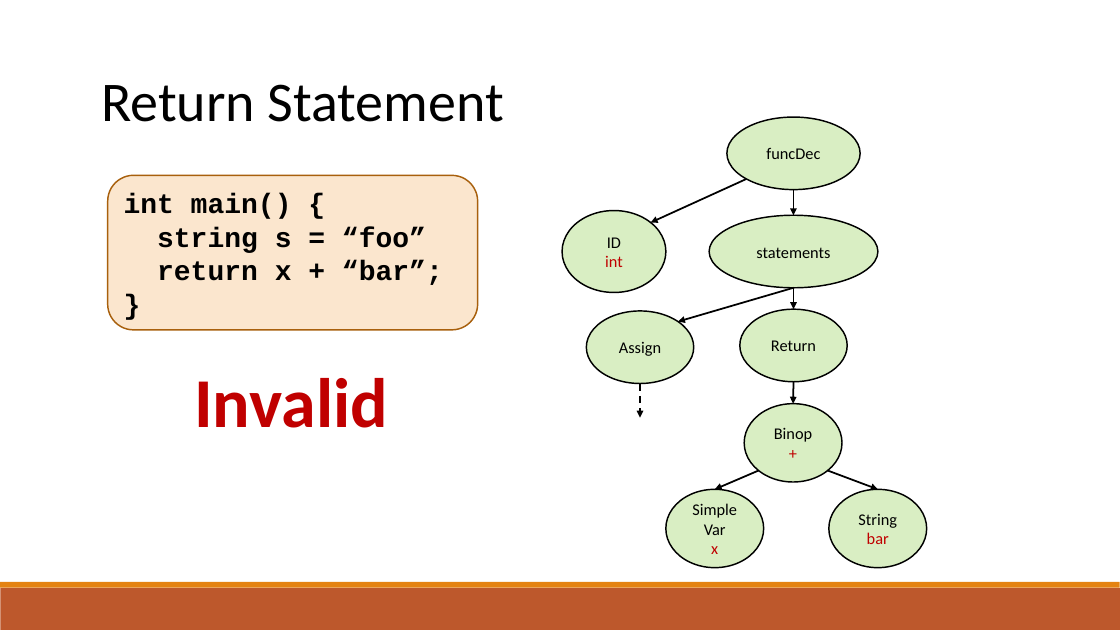
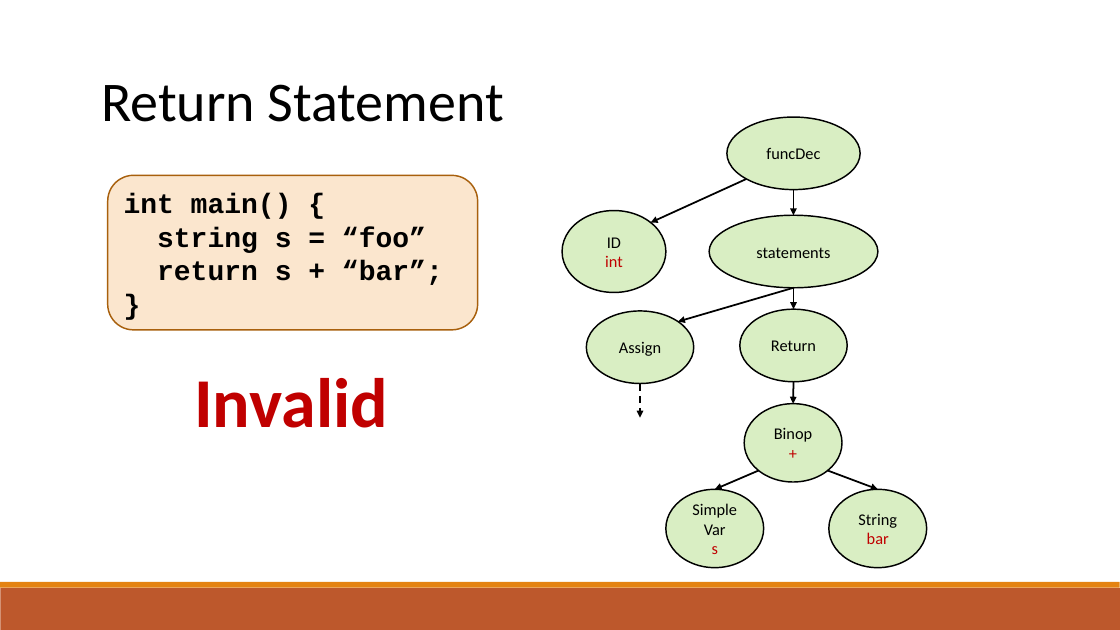
Before and after one commit to raghadzeidan/COMPILATION_TAU_FOR_STUDENTS, a slide deck: slide 33 of new_slides/semantic.pptx. Drawn at 1120x630 pixels with LibreOffice and Linux fonts; fonts in the diff are those of the drawing. Boxes give left, top, right and bottom in pixels: in the first picture for what was removed or moved away, otherwise in the second. Text is boxed around its words. In the diff, an @@ line names an element or a change of style, - is before the commit and + after.

```diff
--- a/new_slides/semantic.pptx
+++ b/new_slides/semantic.pptx
@@ text in rounded rectangle at bbox=[157, 260, 443, 285]: text changed @@
-return x + “bar”;
+return s + “bar”;
@@ text in ellipse at bbox=[712, 546, 718, 554]: text changed @@
-x
+s
```
Also in this commit, not shown: 7 other slides changed, 1 other file.
